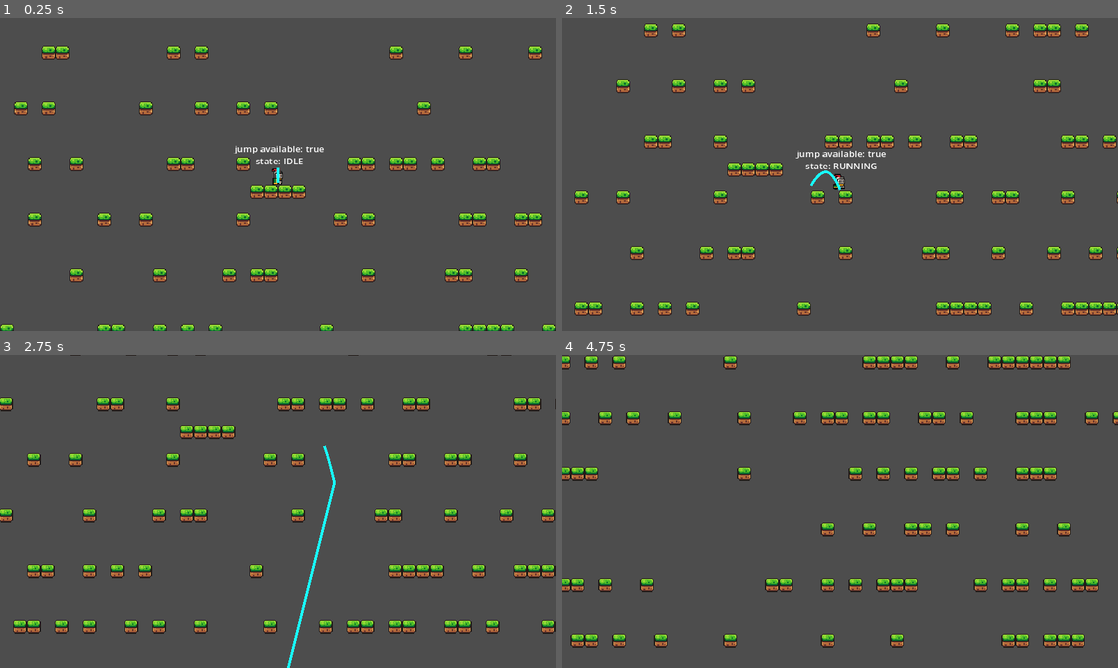
Above: before the commit, frames 1-4 (two rows, left to right).
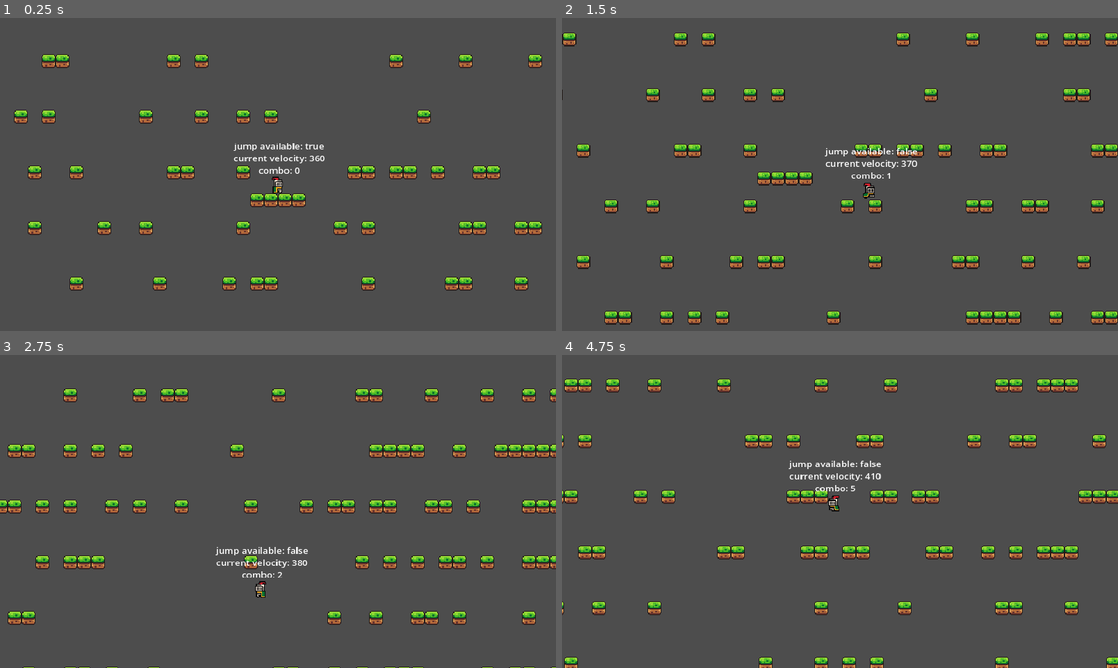
Above: after the commit, the same moments.

Repository: danielvogelsang/project-daydream
Game: Godot game, scene res://scenes/level/level/level.tscn
Same seed, same stepped clock (60 frames per second), same inputs: the game is played once before the commit and once after it.
Inputs:
- Up to frame 1 (0.25 s): no input
- Up to frame 2 (1.5 s): hold D (right) from 0.53 s (still down); tap Space (jump) at 0.6, 0.77, 1.07, 1.35 s
- Up to frame 3 (2.75 s): tap Space (jump) at 1.52, 1.82, 2.1 s; release D (right) at 2.03 s; hold A (left) from 2.03 s (still down)
- Up to frame 4 (4.75 s): release A (left) at 2.78 s; hold D (right) 2.78-4.28 s; tap Space (jump) at 2.85, 3.02, 3.32, 3.6, 3.77, 4.07, 4.35, 4.52 s; hold A (left) from 4.28 s (still down)

The runs differ from the first frame. In frame 1, 9.6% of the frame differs, in the area x 0-100%, y 8-100%; in frame 2, 14%; in frame 3, 14%; in frame 4, 16%, in the area x 0-100%, y 0-100%.

Commit message:
added combo jump and improved camera

Diff:
--- a/scenes/level/level/camera/Camera2D.gd
+++ b/scenes/level/level/camera/Camera2D.gd
@@ -12,5 +12,5 @@
 # Called every frame. 'delta' is the elapsed time since the previous frame.
 func _process(delta):
 	player_position = player.position
-	position.x = move_toward(position.x, player_position.x , 2)
-	position.y = move_toward(position.y, player_position.y , 2)
+	position.y = lerp (position.y, player_position.y + 3, 4 * delta)
+	position.x = lerp (position.x, player_position.x, 2.6 * delta)
--- a/scenes/player/player.gd
+++ b/scenes/player/player.gd
@@ -1,18 +1,19 @@
 extends CharacterBody2D
 
 const SPEED: float = 150.0
-const JUMP_VELOCITY: float = -360.0
+const JUMP_VELOCITY: float = 360.0
 const DIMINISHING_JUMP_VELOCITY: float = 0.5
 const GRAVITY: float = 1000.0
 const FALLING_GRAVITY: float = 1500.0
 const MAX_FALL_SPEED: float = 400.0
-const APEX_THRESHOLD = 25
-const APEX_GRAVITY_MODIFIER = 0.5
+const APEX_THRESHOLD: int = 25
+const APEX_GRAVITY_MODIFIER: float = 0.5
+const AIR_RESISTANCE: float = 50
 
 @onready var anim_player: AnimatedSprite2D = $AnimatedSprite2D
 @onready var debug_label: Label = $DebugLabel
 @onready var coyote_timer: Timer = $CoyoteTimer
-
+@onready var gpu_particles_2d: GPUParticles2D = $GPUParticles2D
 
 enum PlayerState {
 	IDLE,
@@ -22,19 +23,28 @@
 }
 
 var current_state: PlayerState = PlayerState.IDLE
-var air_resistance: float = 50
+var previous_state: PlayerState
+var current_jump_velocity: float = JUMP_VELOCITY
+var current_air_resistance: float = 50
 var current_speed: float = SPEED
 var jump_available: bool = true
 var coyote_time: float = 0.2
 var jump_buffer: float = 0.1
 var jump_buffer_timer: float = 0.0
+var perfect_jump_time: float = 0.2
+var perfect_jump_timer: float = 0.0
+var combo_counter: int = 0
+var combo_max: int = 10
+var combo_gain: float = 10.0
+var combo_air_resistance: float = 10
+var can_combo: bool = false
 
 # DEBUGGING
 @onready var trail: Line2D = $Trail
 var max_points: int = 50 # trail max points before removing the last one
 
 # shows jump height in blocks (16 pixels each), not for setting jump height, ignores apex slowdown
-@export var jump_height: float =( (JUMP_VELOCITY * JUMP_VELOCITY) / (2 * GRAVITY) ) / 16
+@export var jump_height: float = ( (JUMP_VELOCITY * JUMP_VELOCITY) / (2 * GRAVITY) ) / 16
 
 
 func calculate_states() -> void:
@@ -50,6 +60,7 @@
 			change_state(PlayerState.JUMPING)
 
 func change_state(new_state: PlayerState):
+	previous_state = current_state
 	if new_state == current_state:
 		return
 	current_state = new_state
@@ -83,23 +94,23 @@
 		velocity.y = MAX_FALL_SPEED
 
 func jump() -> void:
+	# has to be first in function
+	if is_on_floor():
+		jump_available = true
+
 	# small jumps when jump button is released earlier
 	if Input.is_action_just_released("jump") and velocity.y < 0:
 		velocity.y *= DIMINISHING_JUMP_VELOCITY
 
+	# normal jump or jump buffered jump
 	if Input.is_action_just_pressed("jump") and jump_available or is_on_floor() and jump_buffer_timer > 0:
-		velocity.y = JUMP_VELOCITY
+		velocity.y = - current_jump_velocity
 		coyote_timeout()
-		jump_buffer_timer = 0
-
-func handle_jump_availability() -> void:
-	if is_on_floor():
-		jump_available = true
 
 func apply_air_resistance() -> void:
 	velocity.x = 0
 	if not is_on_floor():
-		current_speed = SPEED - air_resistance
+		current_speed = SPEED - current_air_resistance
 	else:
 		current_speed = SPEED
 
@@ -117,7 +128,7 @@
 	# normal gravity applied when jumping
 	else: velocity.y += GRAVITY * delta
 
-	# keeps falling speed between JUMP_VELOCITY and MAX_FALL_SPEED
+	# caps velocity at MAX_FALL_SPEED
 	if velocity.y > MAX_FALL_SPEED:
 		velocity.y = MAX_FALL_SPEED
 
@@ -137,20 +148,47 @@
 	jump_available = false
 
 func update_debug_label() -> void:
-	debug_label.text = "jump available: %s\nstate: %s" % [jump_available, PlayerState.keys()[current_state]]
+	debug_label.text = "jump available: %s\ncurrent velocity: %s\ncombo: %s" % [jump_available, current_jump_velocity, combo_counter]
 
-func handle_jump_buffer(delta: float) -> void:
+func handle_jump_buffer() -> void:
 	if Input.is_action_just_pressed("jump"):
 		jump_buffer_timer = jump_buffer
-	jump_buffer_timer -= delta
+
+func handle_perfect_jump() -> void:
+	# starts combo timer
+	if is_on_floor() and previous_state in [PlayerState.JUMPING, PlayerState.FALLING]:
+		perfect_jump_timer = perfect_jump_time
+		can_combo = true
+	# when combo successful
+	if current_state == PlayerState.JUMPING and perfect_jump_timer > 0 and can_combo:
+		gpu_particles_2d.restart()
+		if combo_counter < combo_max:
+			combo_counter += 1
+			current_jump_velocity += combo_gain
+		can_combo = false
+	# when missing the combo
+	if is_on_floor() and perfect_jump_timer <= 0:
+		combo_counter = 0
+		current_jump_velocity = JUMP_VELOCITY
+	# changes air resistance if max combo is reached
+	if combo_counter == 10:
+		current_air_resistance = combo_air_resistance
+	else: current_air_resistance = AIR_RESISTANCE
+
+func handle_timers(delta: float) -> void:
+	if perfect_jump_timer > 0:
+		perfect_jump_timer -= delta
+	if jump_buffer_timer > 0:
+		jump_buffer_timer -= delta
 
 func _physics_process(delta: float) -> void:
 	handle_gravity(delta)
-	handle_jump_buffer(delta)
+	handle_timers(delta)
+	handle_jump_buffer()
+	handle_perfect_jump()
 	get_input()
 	move_and_slide()
 	calculate_states()
-	handle_jump_availability()
 	handle_coyote_timer()
 	draw_trail()
 	update_debug_label()
--- a/scenes/player/player.tscn
+++ b/scenes/player/player.tscn
@@ -314,6 +314,13 @@
 radius = 6.0
 height = 20.0
 
+[sub_resource type="ParticleProcessMaterial" id="ParticleProcessMaterial_71ub5"]
+particle_flag_disable_z = true
+gravity = Vector3(0, 0, 0)
+
+[sub_resource type="CurveTexture" id="CurveTexture_d03hr"]
+width = 32
+
 [node name="Player" type="CharacterBody2D"]
 script = ExtResource("1_bgs47")
 
@@ -330,20 +337,31 @@
 
 [node name="DebugLabel" type="Label" parent="."]
 z_index = 1
-offset_left = -50.0
-offset_top = -36.0
-offset_right = 250.0
-offset_bottom = 9.0
+offset_left = -51.0
+offset_top = -49.0
+offset_right = 249.0
+offset_bottom = -4.0
 scale = Vector2(0.335701, 0.295532)
 size_flags_horizontal = 4
 theme_override_font_sizes/font_size = 32
 text = "TEST"
 horizontal_alignment = 1
+vertical_alignment = 1
 
 [node name="Trail" type="Line2D" parent="."]
+visible = false
 top_level = true
 position = Vector2(0, 12)
 width = 3.0
 default_color = Color(0.0941176, 1, 1, 1)
 
+[node name="GPUParticles2D" type="GPUParticles2D" parent="."]
+visible = false
+position = Vector2(0, 12)
+emitting = false
+amount = 1
+process_material = SubResource("ParticleProcessMaterial_71ub5")
+texture = SubResource("CurveTexture_d03hr")
+one_shot = true
+
 [connection signal="timeout" from="CoyoteTimer" to="." method="coyote_timeout"]
Not shown: 1 places in scenes/player/player.tscn that only renumber resources
